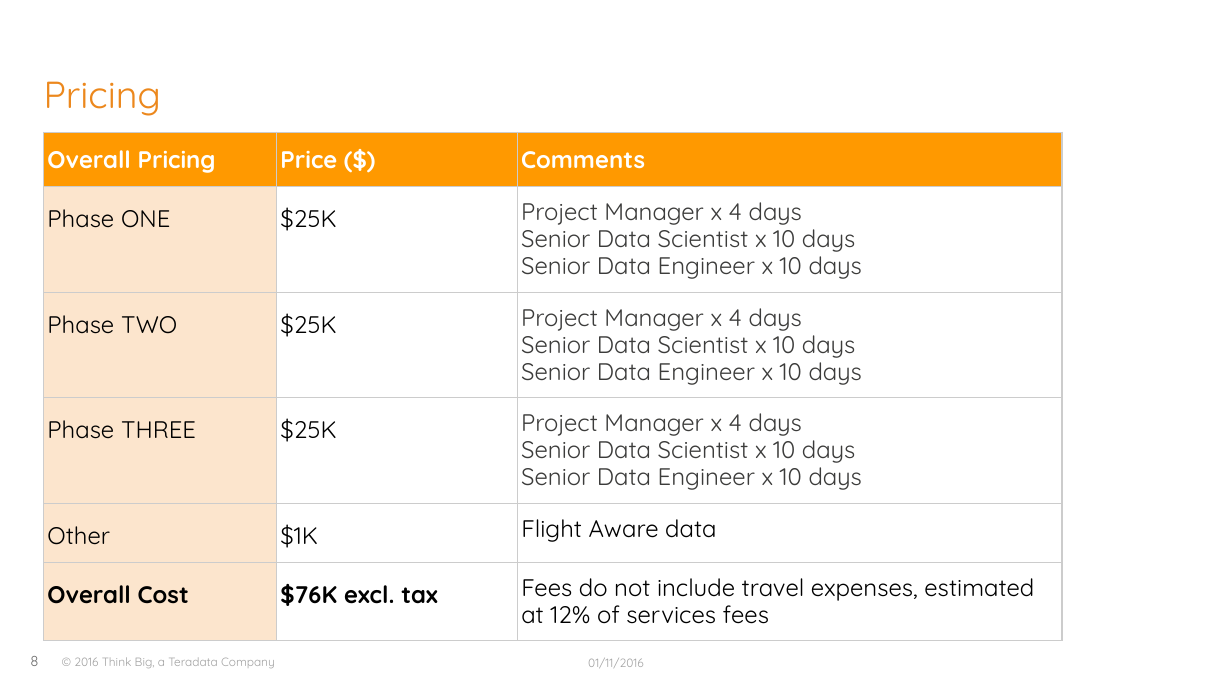
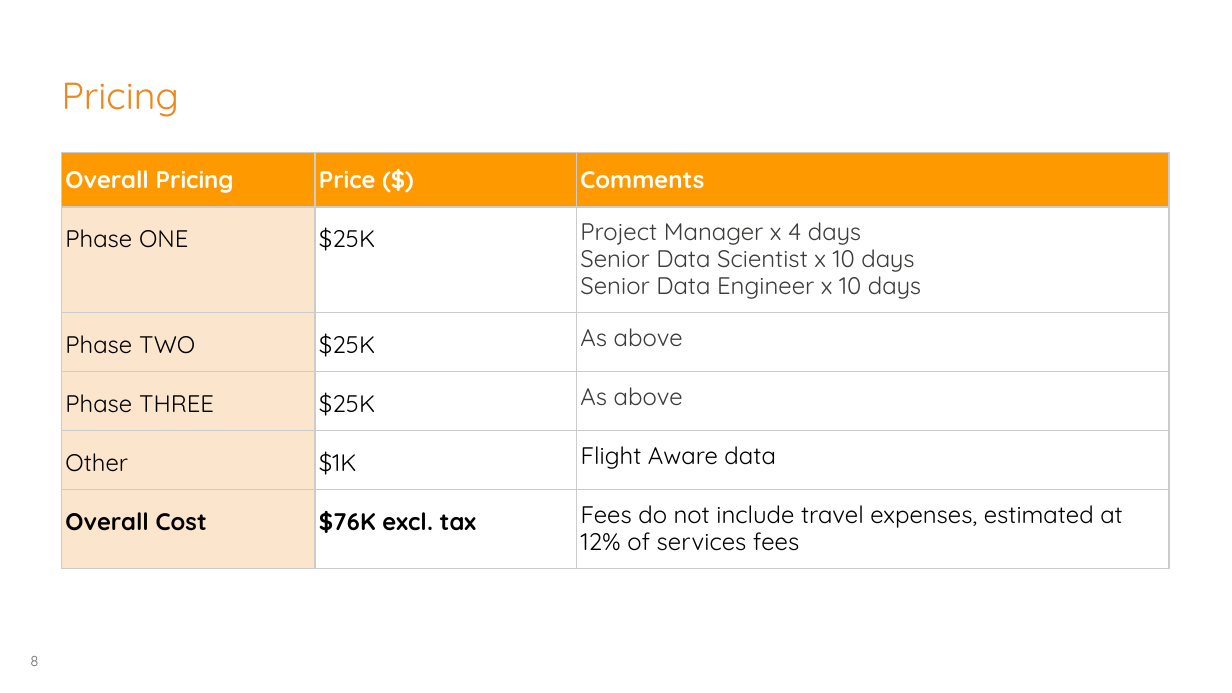
Before and after one commit to georgios-tsolakis-td/Bootcamp_Mar17_London, a slide deck: slide 8 of Team Quinto/Skynet Proposal.pptx. Drawn at 1232x693 pixels with LibreOffice and Linux fonts; fonts in the diff are those of the drawing; background and template pictures are left out. Boxes give left, top, right and bottom in pixels: in the first picture for what was removed or moved away, otherwise in the second. Text is boxed around its words. In the diff, an @@ line names an element or a change of style, - is before the commit and + after.

Commit message:
Presentation update

```diff
--- a/Team Quinto/Skynet Proposal.pptx
+++ b/Team Quinto/Skynet Proposal.pptx
@@ title "Pricing": place and size @@
-title "Pricing" at box(44, 81, 161, 116)
+title "Pricing" at box(62, 82, 179, 117)
@@ table at box(62, 153, 1169, 559) @@
-row 3, column 3: Project Manager x 4 days / Senior Data Scientist x 10 days / Senior Data Engineer x 10 days
+row 3, column 3: As above
-row 4, column 3: Project Manager x 4 days / Senior Data Scientist x 10 days / Senior Data Engineer x 10 days
+row 4, column 3: As above
@@ table: place and size @@
-table at box(43, 132, 1061, 628)
+table at box(62, 153, 1169, 559)
@@ text removed at box(74, 657, 275, 668) @@
-© 2016 Think Big, a Teradata Company
@@ text removed at box(588, 658, 644, 668) @@
-01/11/2016
```
Also in this commit, not shown: 6 other slides changed.
